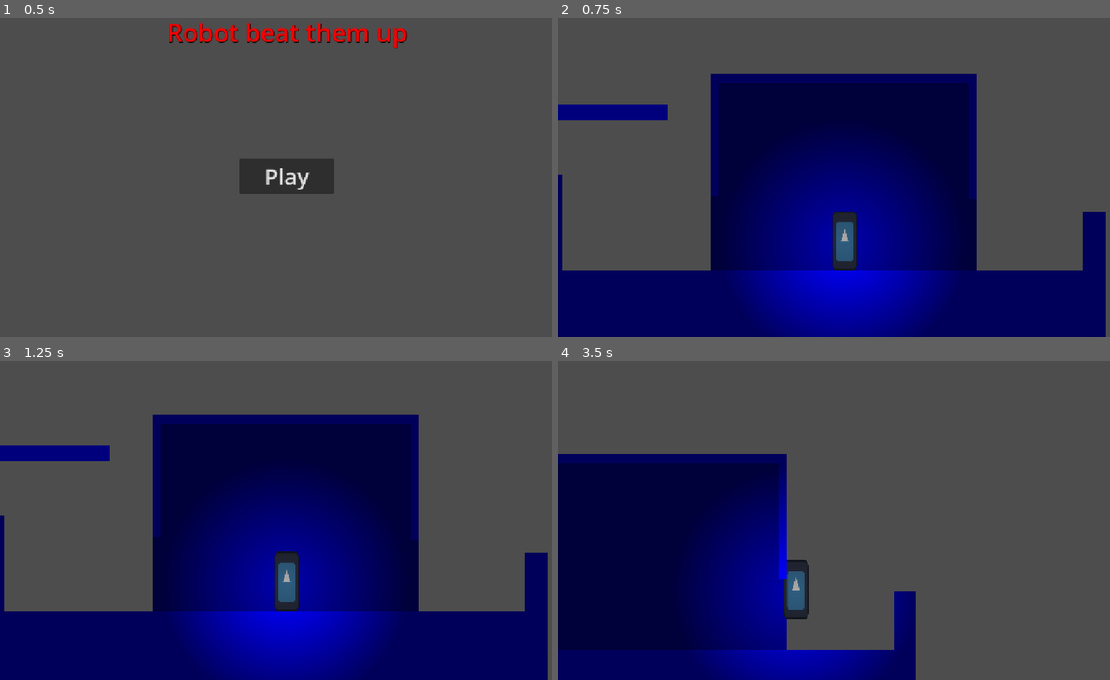
Above: before the commit, frames 1-4 (two rows, left to right).
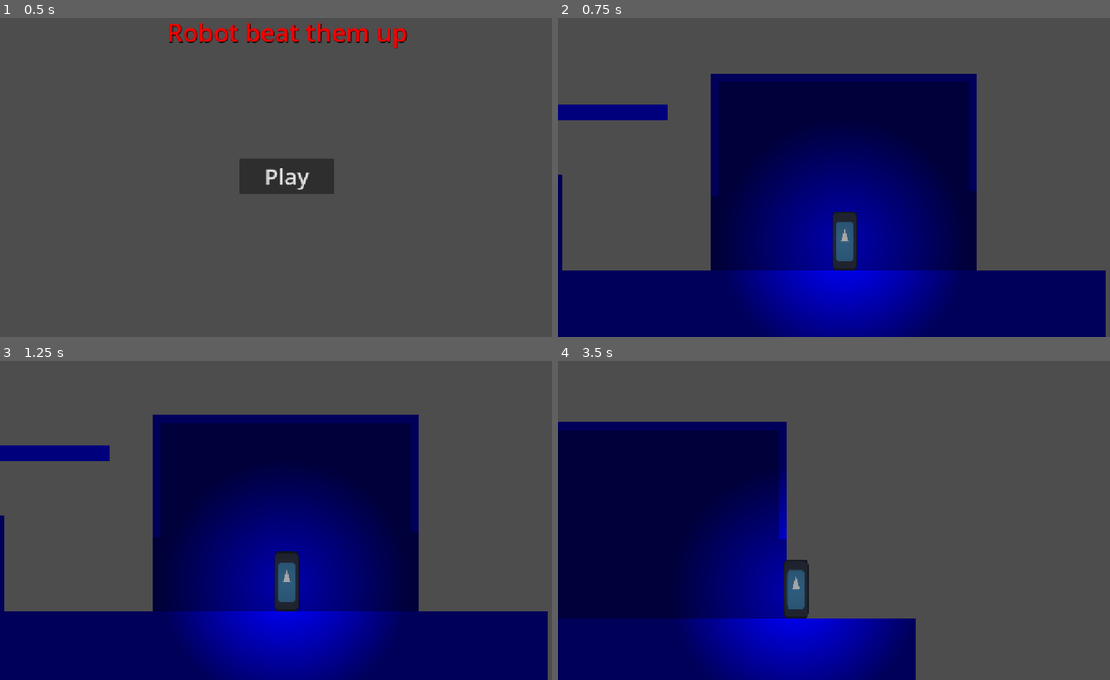
Above: after the commit, the same moments.

Repository: Triopking/Beat-Them-Up
Game: Godot game, scene res://Scenes/menu.tscn
The game is run twice, just before and just after one commit, with the same random seed, the same clock (stepped at 60 frames per second) and the same inputs. The engine's default icon, where the game draws it, is replaced by a stand-in: a white triangle on a blue panel in a dark square.
Inputs:
- Up to frame 1 (0.5 s): no input
- Up to frame 2 (0.75 s): click "Play" at 0.5 s
- Up to frame 3 (1.25 s): no input
- Up to frame 4 (3.5 s): hold Shift (Sprint) 1.28-2.03 s; hold D (Right) 1.28-2.78 s; tap Space (Jump) at 1.52, 2.27 s; tap Shift (Sprint) at 2.1 s; hold Left (Left) from 2.78 s (still down); hold Shift (Sprint) from 2.78 s (still down)

Frame 1 is identical in both runs. In frame 2, 1.0% of the frame differs, in the area x 29-100%, y 19-80%; in frame 3, 0.9%; in frame 4, 12%, in the area x 0-65%, y 19-91%.

Commit message:
Update test_level.tscn

Diff:
--- a/mechanic-gaunlet/Scenes/test_level.tscn
+++ b/mechanic-gaunlet/Scenes/test_level.tscn
@@ -1,6 +1,7 @@
 [gd_scene format=3 uid="uid://cjwgbuo2p7y2a"]
 
 [ext_resource type="PackedScene" uid="uid://c5lu3brcca44q" path="res://Scenes/player.tscn" id="1_iti4p"]
+[ext_resource type="PackedScene" uid="uid://b1bwcij1d00lh" path="res://basic_shape.tscn" id="2_dtjkg"]
 
 [sub_resource type="Gradient" id="Gradient_iti4p"]
 offsets = PackedFloat32Array(1)
@@ -56,14 +57,17 @@
 [node name="House" type="Node2D" parent="." unique_id=1303001255]
 position = Vector2(-272, 1)
 
+[node name="Basic Shape" parent="House" unique_id=115887287 instance=ExtResource("2_dtjkg")]
+position = Vector2(872.25, 241)
+scale = Vector2(8.742186, 0.24999991)
+
+[node name="Basic Shape2" parent="House" unique_id=1725017250 instance=ExtResource("2_dtjkg")]
+position = Vector2(1143.5, 356.25)
+scale = Vector2(0.26562545, 3.867187)
+
 [node name="Sprite2D" type="Sprite2D" parent="House" unique_id=1304386174]
 position = Vector2(842.5, 754.5)
 scale = Vector2(18.140625, 3.390625)
-texture = SubResource("GradientTexture2D_8ie3n")
-
-[node name="Sprite2D2" type="Sprite2D" parent="House" unique_id=904580653]
-position = Vector2(1143.5, 365)
-scale = Vector2(0.26562437, 4.125)
 texture = SubResource("GradientTexture2D_8ie3n")
 
 [node name="Sprite2D3" type="Sprite2D" parent="House" unique_id=235461835]
@@ -86,16 +90,6 @@
 scale = Vector2(2.546875, 3.1406248)
 texture = SubResource("GradientTexture2D_8ie3n")
 
-[node name="Sprite2D4" type="Sprite2D" parent="House" unique_id=1514568709]
-position = Vector2(871.7501, 242.5)
-scale = Vector2(8.726559, 0.29687515)
-texture = SubResource("GradientTexture2D_8ie3n")
-
-[node name="Sprite2D5" type="Sprite2D" parent="House" unique_id=880261565]
-position = Vector2(1400, 586)
-scale = Vector2(0.718748, 1.9687492)
-texture = SubResource("GradientTexture2D_8ie3n")
-
 [node name="Sprite2D9" type="Sprite2D" parent="House" unique_id=1373949576]
 position = Vector2(353, 314)
 scale = Vector2(4.65625, 0.5000001)
@@ -105,12 +99,6 @@
 position = Vector2(272, -1)
 scale = Vector2(0.99999994, 0.99999994)
 metadata/_edit_lock_ = true
-
-[node name="CollisionShape2D2" type="CollisionShape2D" parent="House/StaticBody2D" unique_id=1755910102]
-position = Vector2(1127.9995, 585.9999)
-scale = Vector2(0.9999994, 0.9999994)
-shape = SubResource("RectangleShape2D_8ie3n")
-one_way_collision = true
 
 [node name="CollisionShape2D6" type="CollisionShape2D" parent="House/StaticBody2D" unique_id=441545969]
 position = Vector2(81.00001, 315.00006)
